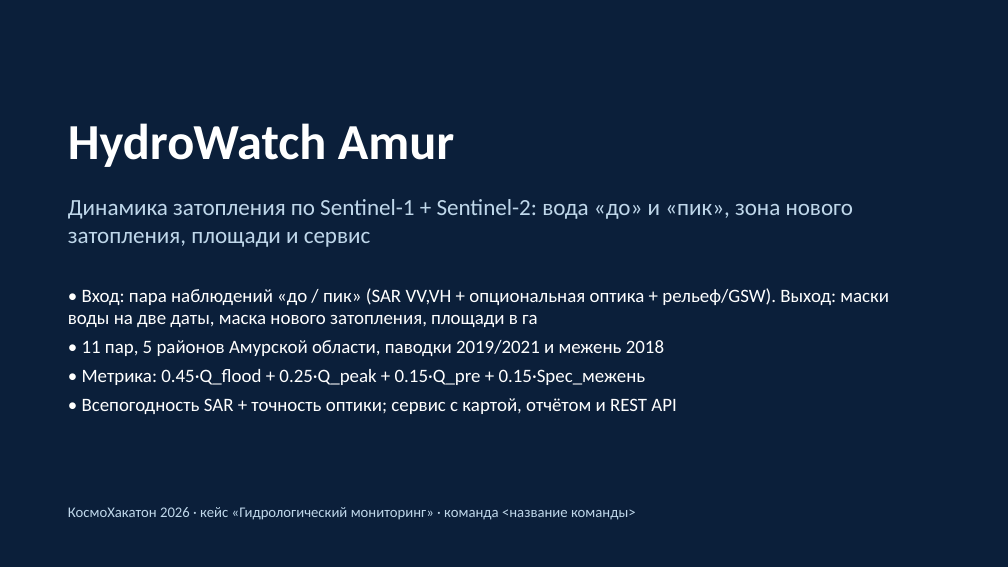
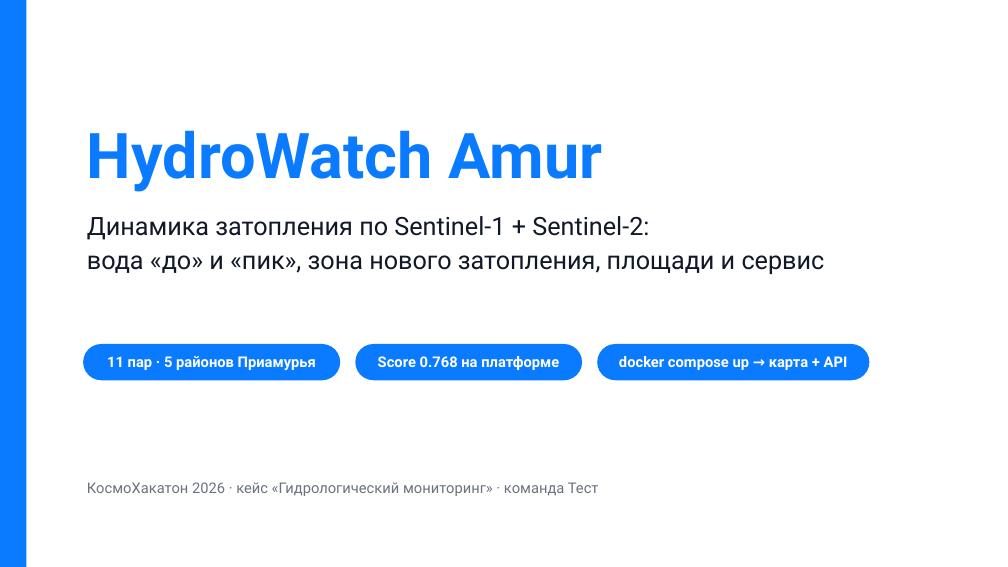
Before and after one commit to pshkpshk/only_data, a slide deck: slide 1 of hydrowatch_solution/docs/presentation.pptx. Drawn at 1008x567 pixels with LibreOffice and Linux fonts; fonts in the diff are those of the drawing. Boxes give left, top, right and bottom in pixels: in the first picture for what was removed or moved away, otherwise in the second. Text is boxed around its words. In the diff, an @@ line names an element or a change of style, - is before the commit and + after.

Commit message:
Presentation restyle: white + blue, laconic layout

```diff
--- a/hydrowatch_solution/docs/presentation.pptx
+++ b/hydrowatch_solution/docs/presentation.pptx
@@ rectangle removed at (0, 0, 1008, 567) @@
@@ rectangle added at (0, 0, 26, 567), fill #0A7AFF @@
@@ text "HydroWatch Amur": place and size @@
-text "HydroWatch Amur" at (68, 123, 454, 167)
+text "HydroWatch Amur" at (87, 130, 603, 192)
@@ text "HydroWatch Amur" at (87, 130, 603, 192): size 48 to 60 pt, font Calibri to Roboto, text colour #FFFFFF to #0A7AFF; more space between paragraphs @@
@@ text at (87, 216, 825, 274): text changed; size 22 to 24 pt; font Calibri to Roboto; text colour #BFD7EA to #111827 @@
-Динамика затопления по Sentinel-1 + Sentinel-2: вода «до» и «пик», зона нового затопления, площади и сервис
+Динамика затопления по Sentinel-1 + Sentinel-2:
+вода «до» и «пик», зона нового затопления, площади и сервис
@@ text removed at (68, 288, 889, 414) @@
-• Вход: пара наблюдений «до / пик» (SAR VV,VH + опциональная оптика + рельеф/GSW). Выход: маски воды на две даты, маска нового затопления, площади в га
-• 11 пар, 5 районов Амурской области, паводки 2019/2021 и межень 2018
-• Метрика: 0.45·Q_flood + 0.25·Q_peak + 0.15·Q_pre + 0.15·Spec_межень
-• Всепогодность SAR + точность оптики; сервис с картой, отчётом и REST API
@@ rounded rectangle added at (83, 344, 340, 380), fill #0A7AFF, 14 pt, text #FFFFFF, bold @@
+11 пар · 5 районов Приамурья
@@ rounded rectangle added at (355, 344, 582, 380), fill #0A7AFF, 14 pt, text #FFFFFF, bold @@
+Score 0.768 на платформе
@@ rounded rectangle added at (597, 344, 870, 380), fill #0A7AFF, 14 pt, text #FFFFFF, bold @@
+docker compose up → карта + API
@@ text at (87, 482, 599, 496): text changed; font Calibri to Roboto; text colour #BFD7EA to #6B7280 @@
-КосмоХакатон 2026 · кейс «Гидрологический мониторинг» · команда <название команды>
+КосмоХакатон 2026 · кейс «Гидрологический мониторинг» · команда Тест
```
Also in this commit, not shown: 4 other slides changed, 5 slides added, 5 slides removed, 1 other file.
